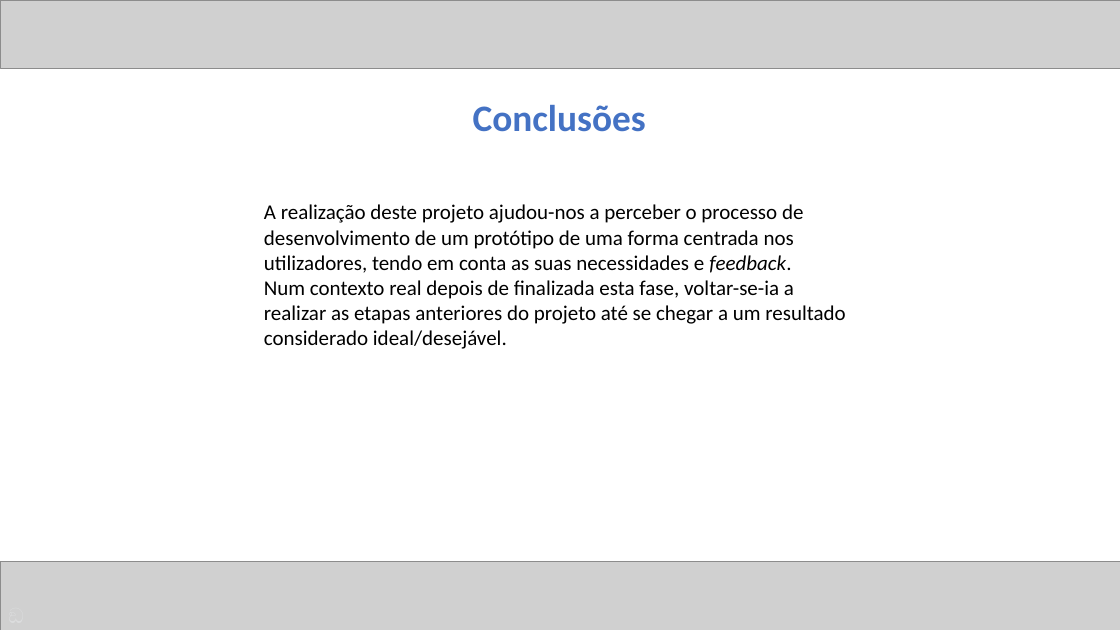
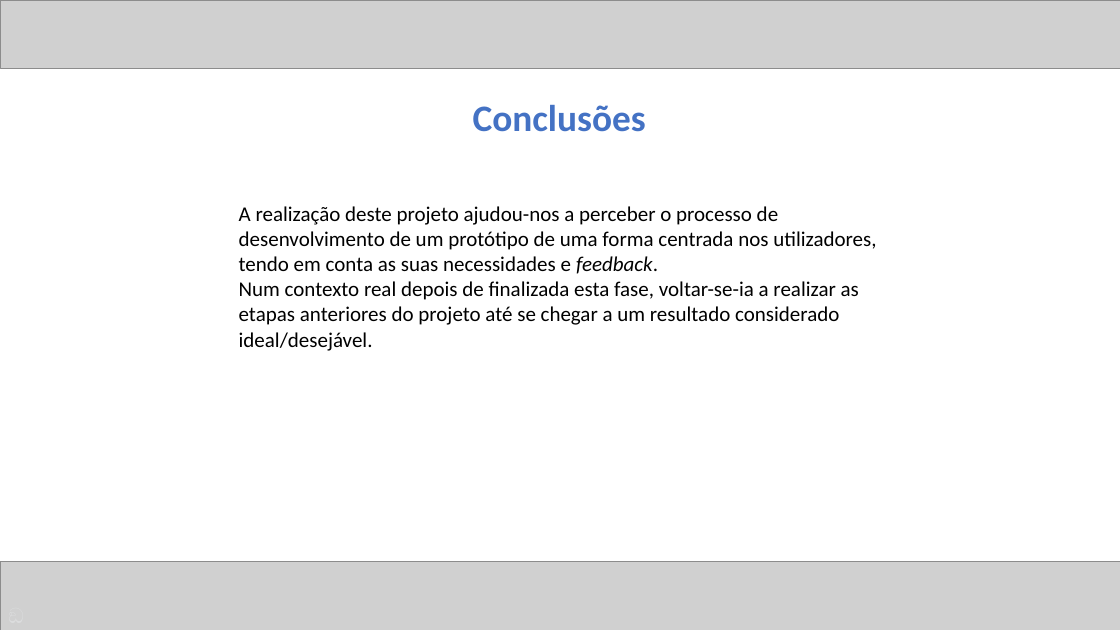
Before and after one commit to ICWeiner/FEUP-IPC, a slide deck: slide 13 of phase3/ipc-phase3-presentation-T07-G3-FEUPeca.pptx. Drawn at 1120x630 pixels with LibreOffice and Linux fonts; fonts in the diff are those of the drawing; grey boxes stand for pictures. Boxes give left, top, right and bottom in pixels: in the first picture for what was removed or moved away, otherwise in the second. Text is boxed around its words. In the diff, an @@ line names an element or a change of style, - is before the commit and + after.

```diff
--- a/phase3/ipc-phase3-presentation-T07-G3-FEUPeca.pptx
+++ b/phase3/ipc-phase3-presentation-T07-G3-FEUPeca.pptx
@@ text "A realização deste projeto ajudou-nos ..." rewrapped from (x1=264, y1=204, x2=845, y2=349) to (x1=239, y1=206, x2=876, y2=351) @@
```
Also in this commit, not shown: 7 other slides changed.
